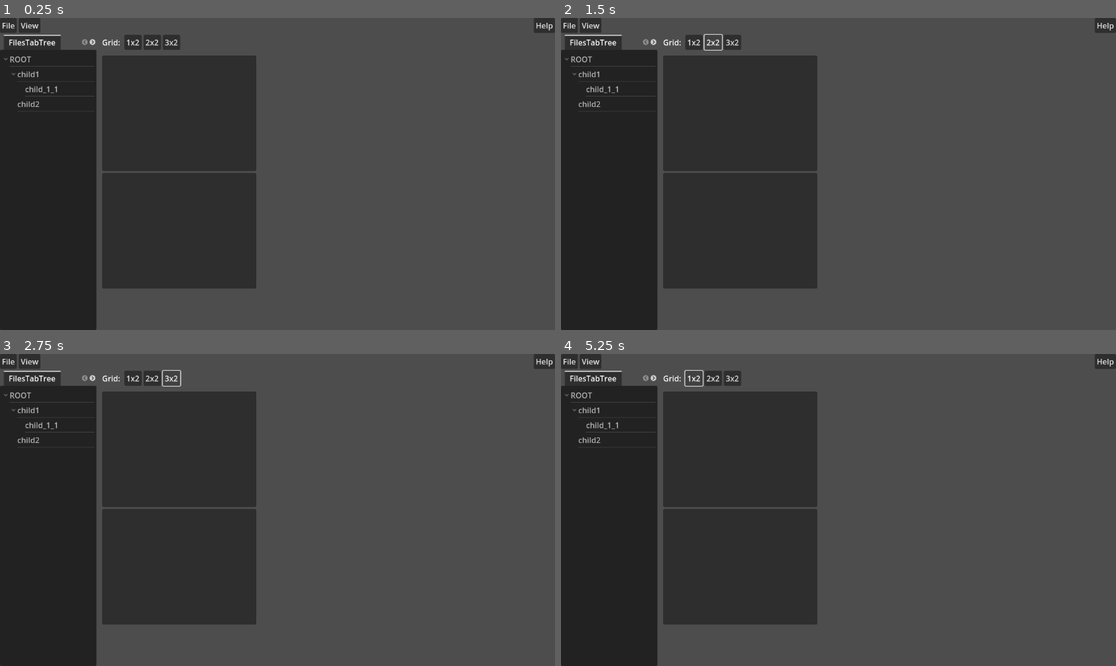
Above: before the commit, frames 1-4 (two rows, left to right).
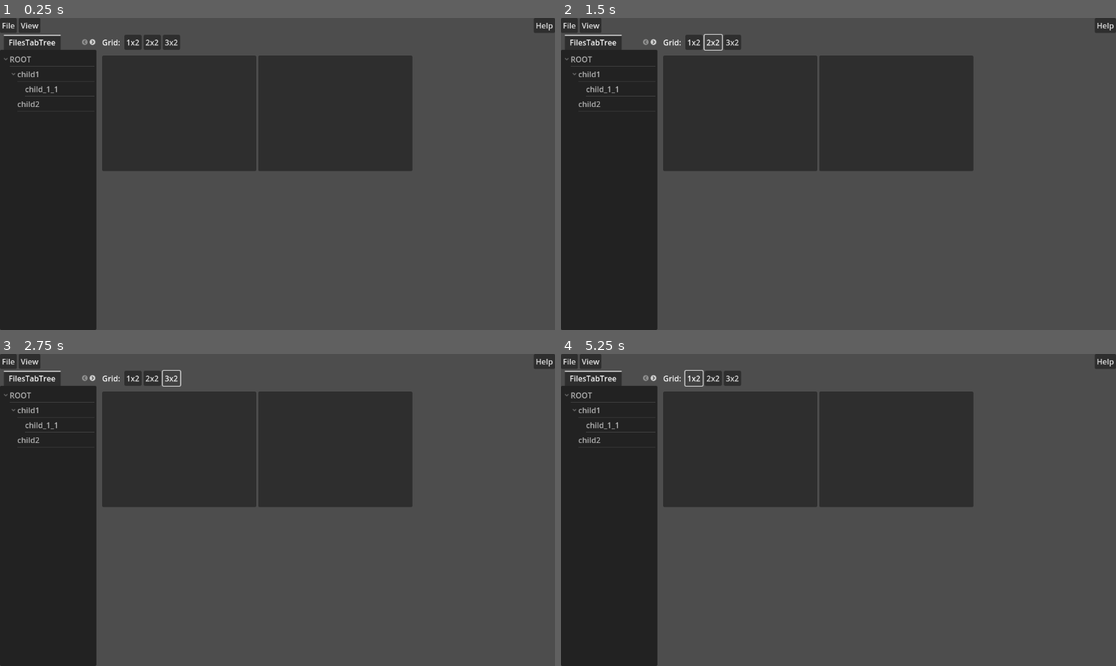
Above: after the commit, the same moments.

Repository: radioation/Godot_Rocks
Game: Godot game, scene res://Scene/Main/main.tscn
Two runs of this game, one before a commit and one after it. Both use one fixed random seed, a clock stepped at 60 frames per second and the inputs below.
Inputs:
- Up to frame 1 (0.25 s): no input
- Up to frame 2 (1.5 s): click "1x2" at 0.5 s; click "2x2" at 1.25 s
- Up to frame 3 (2.75 s): click "3x2" at 2 s
- Up to frame 4 (5.25 s): click "1x2" at 2.75 s; click "2x2" at 3.5 s; click "3x2" at 4.25 s; click "1x2" at 5 s

The runs differ from the first frame. In frame 1, 21% of the frame differs, in the area x 18-75%, y 12-87%; in frame 2, 21%; in frame 3, 21%; in frame 4, 21%.

Commit message:
working on image view

Diff:
--- a/Gui/Scene/Main/main.gd
+++ b/Gui/Scene/Main/main.gd
@@ -1,6 +1,9 @@
 extends Control
 
 @export var about_scene : PackedScene
+@export var view2d_scene : PackedScene
+
+
 var about_dialog: Window
 
 @onready var menu_bar_1 : MenuBar = $VBoxContainer/HBoxContainer/MenuBar
@@ -10,6 +13,11 @@
 @onready var file_dialog: FileDialog = $FileDialog
 
 @onready var files_tree: Tree = $VBoxContainer/HSplitContainer/LeftVBoxContainer/TabContainer/FilesTabTree
+
+@onready var grid: GridContainer = $VBoxContainer/HSplitContainer/VSplitContainer/ScrollContainer/GridContainer
+const IMAGE_EXTS := { "png": true, "jpg": true, "jpeg": true, "bmp": true, "tga": true, "webp": true, "exr": true, "hdr": true }
+
+
 
 # Called when the node enters the scene tree for the first time.
 func _ready() -> void:
@@ -45,10 +53,6 @@
 	count += 1
 	file_popup.add_item("Dynamic Item ID: "+ str(count), count)
 
-	file_dialog.file_mode = FileDialog.FILE_MODE_OPEN_DIR
-	file_dialog.access = FileDialog.ACCESS_FILESYSTEM
-	file_dialog.dir_selected.connect(_on_file_dialog_dir_selected)
-
 
 func _setup_menu_2() -> void:
 	var view_popup = menu_bar_1.get_menu_popup(1)
@@ -57,7 +61,20 @@
 func _on_file_popup_menu_id_pressed(id: int) -> void:
 	print(" FILE MENU ID: %d " % id )
 	if id == 0 :
+		file_dialog.file_mode = FileDialog.FILE_MODE_OPEN_DIR
+		file_dialog.access = FileDialog.ACCESS_FILESYSTEM
+		file_dialog.clear_filename_filter()
+		file_dialog.dir_selected.connect(_on_file_dialog_dir_selected)
+
 		file_dialog.popup_centered()
+	elif id == 1:
+		file_dialog.file_mode = FileDialog.FILE_MODE_OPEN_FILE
+		file_dialog.access = FileDialog.ACCESS_FILESYSTEM
+		file_dialog.filters = PackedStringArray(["*.png;*.jpg;*.jpeg;*.bmp;*.tga;*.webp;*.exr;*.hdr;*.glb;*.gltf;*.obj;*.dae;*.mesh ; Images & 3D"])
+
+		file_dialog.file_selected.connect(_on_file_dialog_file_selected)
+		file_dialog.popup_centered()
+
 
 
 func _on_help_popupmenu_id_pressed(id: int) -> void:
@@ -117,3 +134,11 @@
 func _on_files_tab_tree_item_selected() -> void:
 	var tree_item = files_tree.get_selected()
 	print( "SELECTED: %s - %s" % [ tree_item.get_text(0), tree_item.get_metadata(0) ] )
+
+
+
+func _on_file_dialog_file_selected(path: String) -> void:
+	print("FILE: %s" % path)
+	var v: Control = view2d_scene.instantiate()
+	grid.add_child(v)
+	v.call_deferred("load_image", path )
--- a/Gui/Scene/Main/main.tscn
+++ b/Gui/Scene/Main/main.tscn
@@ -1,7 +1,8 @@
-[gd_scene load_steps=3 format=3 uid="uid://b6tsc68ky18rh"]
+[gd_scene load_steps=4 format=3 uid="uid://b6tsc68ky18rh"]
 
 [ext_resource type="Script" uid="uid://btddjloslw2co" path="res://Scene/Main/main.gd" id="1_ajaps"]
 [ext_resource type="PackedScene" uid="uid://c4ro27bychycf" path="res://Scene/Main/about.tscn" id="2_c5csi"]
+[ext_resource type="PackedScene" uid="uid://gqss6hypel4t" path="res://Scene/View2D/view_2d.tscn" id="3_pw3jx"]
 
 [node name="Main" type="Control"]
 layout_mode = 3
@@ -12,6 +13,7 @@
 grow_vertical = 2
 script = ExtResource("1_ajaps")
 about_scene = ExtResource("2_c5csi")
+view2d_scene = ExtResource("3_pw3jx")
 
 [node name="VBoxContainer" type="VBoxContainer" parent="."]
 layout_mode = 1
@@ -33,7 +35,7 @@
 item_count = 2
 item_0/text = "Select Folder"
 item_0/id = 0
-item_1/text = "Item 2"
+item_1/text = "Select Image"
 item_1/id = 1
 
 [node name="View" type="PopupMenu" parent="VBoxContainer/HBoxContainer/MenuBar"]
@@ -109,6 +111,7 @@
 [node name="GridContainer" type="GridContainer" parent="VBoxContainer/HSplitContainer/VSplitContainer/ScrollContainer"]
 custom_minimum_size = Vector2(800, 500)
 layout_mode = 2
+columns = 3
 
 [node name="Panel" type="Panel" parent="VBoxContainer/HSplitContainer/VSplitContainer/ScrollContainer/GridContainer"]
 custom_minimum_size = Vector2(320, 240)
--- /dev/null
+++ b/Gui/Scene/View2D/view_2d.gd
@@ -0,0 +1,42 @@
+extends Control
+
+@onready var tex_rect: TextureRect = $TextureRect
+@onready var overlay: Label = $Overlay
+
+
+var file_path : String = ""
+var image_size := Vector2.ZERO
+
+var zoom := 1.0
+
+# Called when the node enters the scene tree for the first time.
+func _ready() -> void:
+	pass # Replace with function body.
+
+
+# Called every frame. 'delta' is the elapsed time since the previous frame.
+func _process(delta: float) -> void:
+	pass
+
+
+func load_image(path: String) -> void:
+	file_path = path
+	var img := Image.new()
+	var err := img.load(path)
+	if err != OK:
+		push_error("Failed to load image: %s" % path)
+		return
+	image_size = Vector2(img.get_width(), img.get_height())
+	var tex := ImageTexture.create_from_image(img)
+	tex_rect.texture = tex
+	overlay.text = "%s   (%.0fx%.0f)" % [path.get_file(), image_size.x, image_size.y]
+	_update_layout()
+
+
+func _update_layout() -> void:
+	if tex_rect.texture:
+		var scaled := image_size * zoom
+		tex_rect.custom_minimum_size = scaled
+		tex_rect.size = scaled
+		tex_rect.position = (size - scaled) * 0.5
+		overlay.text = "%s  |  Zoom: %.2fx" % [file_path.get_file(), zoom]
--- /dev/null
+++ b/Gui/Scene/View2D/view_2d.tscn
@@ -0,0 +1,25 @@
+[gd_scene load_steps=2 format=3 uid="uid://gqss6hypel4t"]
+
+[ext_resource type="Script" uid="uid://b6fpw0y4c842t" path="res://Scene/View2D/view_2d.gd" id="1_gfwn8"]
+
+[node name="View2D" type="Control"]
+layout_mode = 3
+anchors_preset = 15
+anchor_right = 1.0
+anchor_bottom = 1.0
+grow_horizontal = 2
+grow_vertical = 2
+size_flags_horizontal = 3
+size_flags_vertical = 3
+script = ExtResource("1_gfwn8")
+
+[node name="TextureRect" type="TextureRect" parent="."]
+layout_mode = 0
+offset_right = 40.0
+offset_bottom = 40.0
+stretch_mode = 4
+
+[node name="Overlay" type="Label" parent="."]
+layout_mode = 1
+offset_right = 40.0
+offset_bottom = 23.0
Not shown, added: Gui/Scene/View2D/view_2d.gd.uid
